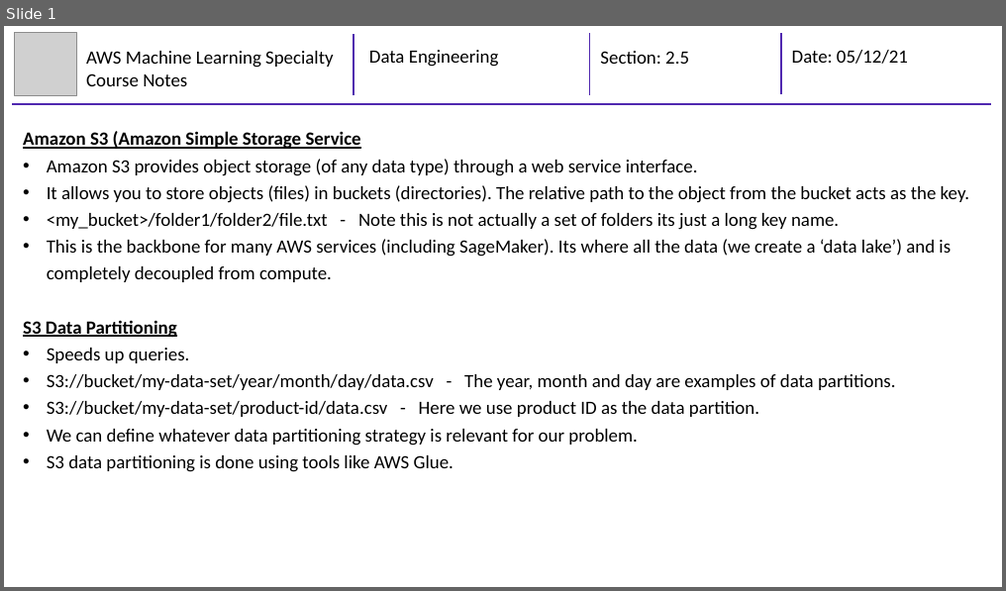
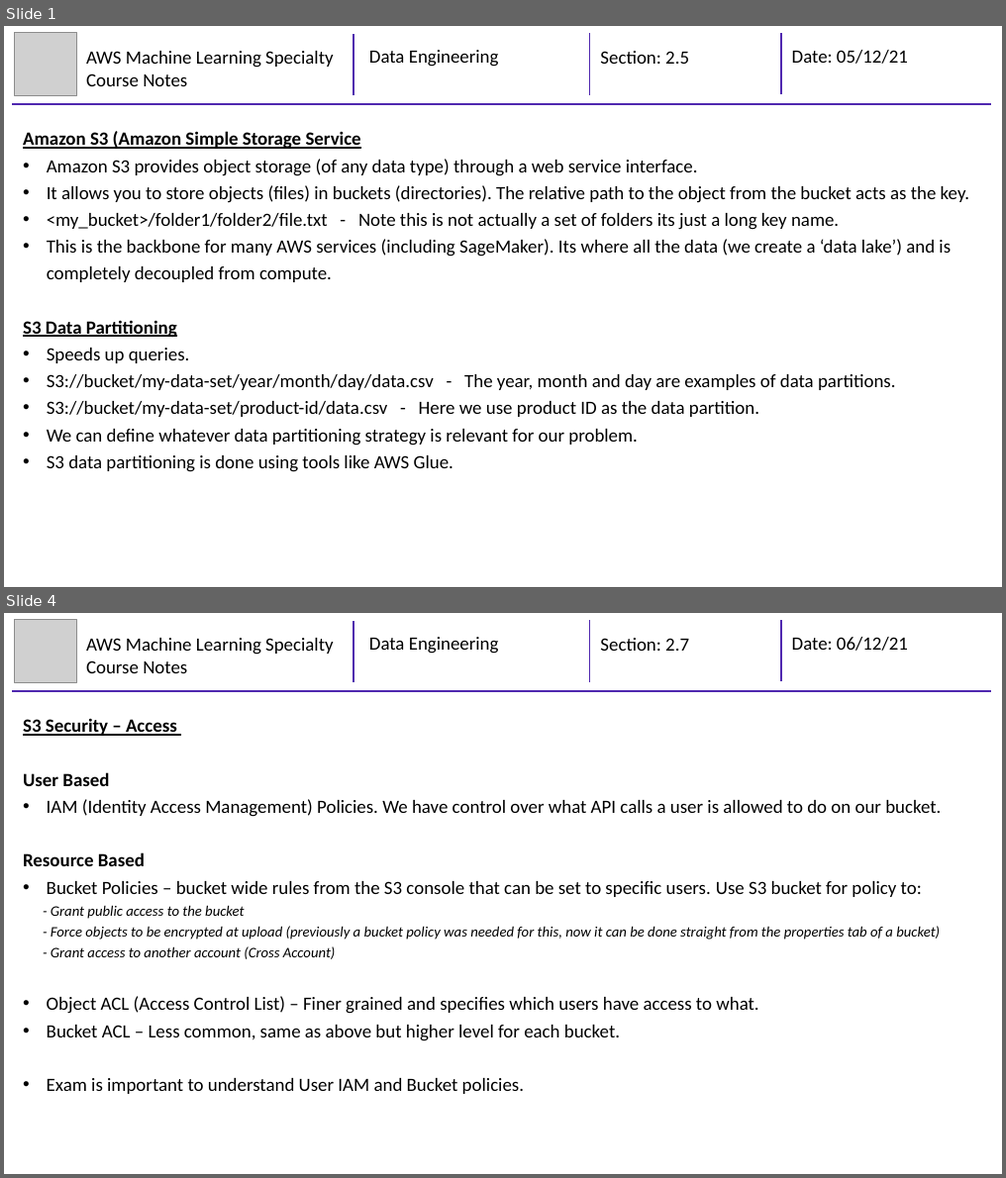
Before and after one commit to mhaythornthwaite/Testing_ML_Algorithms, a slide deck: AWS Machine Learning Specialty/Course Notes/2_MJH_Data_Engineering_Course_Notes.pptx. Shown one above the other, each under a label of ours: slide 1 before the commit, slides 1 and 4 after it; the slides between them are not shown. The pictures are 1006x591 and 1006x1178 pixels, drawn with LibreOffice and Linux fonts; fonts in the diff are those of the drawing; grey boxes stand for pictures. Boxes give left, top, right and bottom in pixels: in the first picture for what was removed or moved away, otherwise in the second. Text is boxed around its words. In the diff, an @@ line names an element or a change of style, - is before the commit and + after.

```diff
--- a/AWS Machine Learning Specialty/Course Notes/2_MJH_Data_Engineering_Course_Notes.pptx
+++ b/AWS Machine Learning Specialty/Course Notes/2_MJH_Data_Engineering_Course_Notes.pptx
@@ slide 4 added at bbox=[4, 613, 1002, 1174], background #FFFFFF @@
@@ group added at bbox=[12, 620, 991, 691]: 4 lines, 4 texts, 1 picture @@
+AWS Machine Learning Specialty Course Notes
+Data Engineering
+Section: 2.7
+Date: 06/12/21
@@ text added at bbox=[23, 718, 941, 1094], 18 pt, text #000000 @@
+S3 Security – Access
+User Based
+• IAM (Identity Access Management) Policies. We have control over what API calls a user is allowed to do on our bucket.
+Resource Based
+• Bucket Policies – bucket wide rules from the S3 console that can be set to specific users. Use S3 bucket for policy to:
+- Grant public access to the bucket
+- Force objects to be encrypted at upload (previously a bucket policy was needed for this, now it can be done straight from the properties tab of a bucket)
+- Grant access to another account (Cross Account)
+• Object ACL (Access Control List) – Finer grained and specifies which users have access to what.
+• Bucket ACL – Less common, same as above but higher level for each bucket.
+• Exam is important to understand User IAM and Bucket policies.
```
Also in this commit, not shown: 1 slide changed, 2 other slides added.
